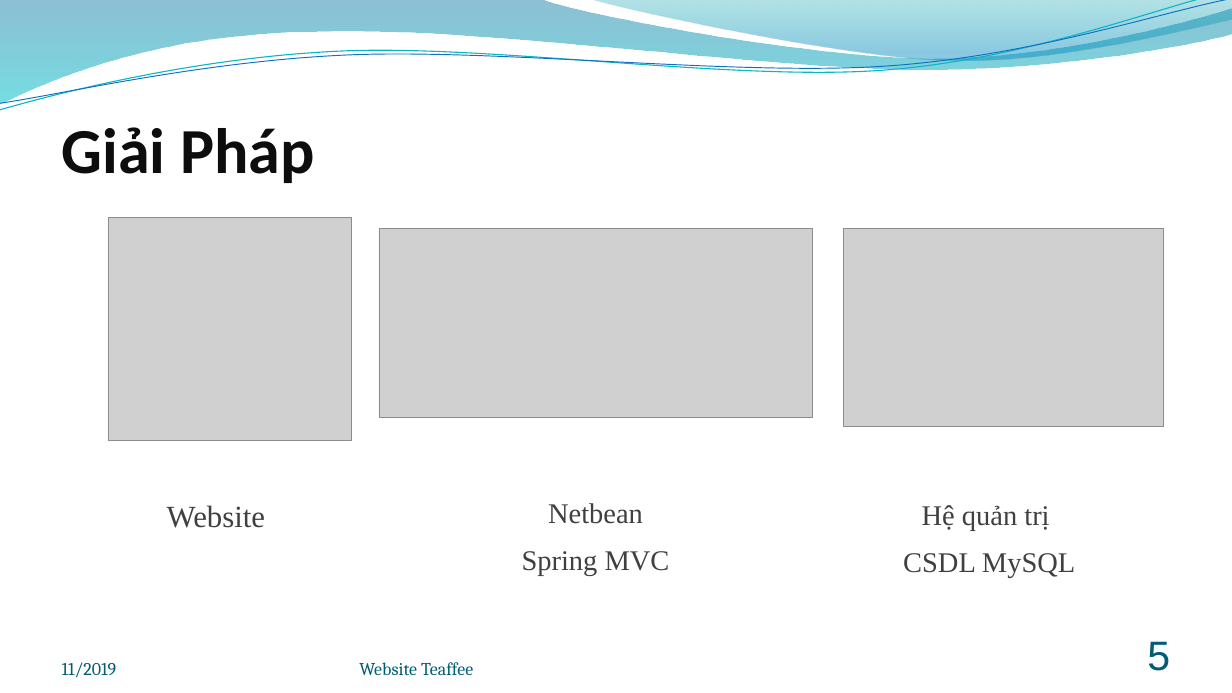
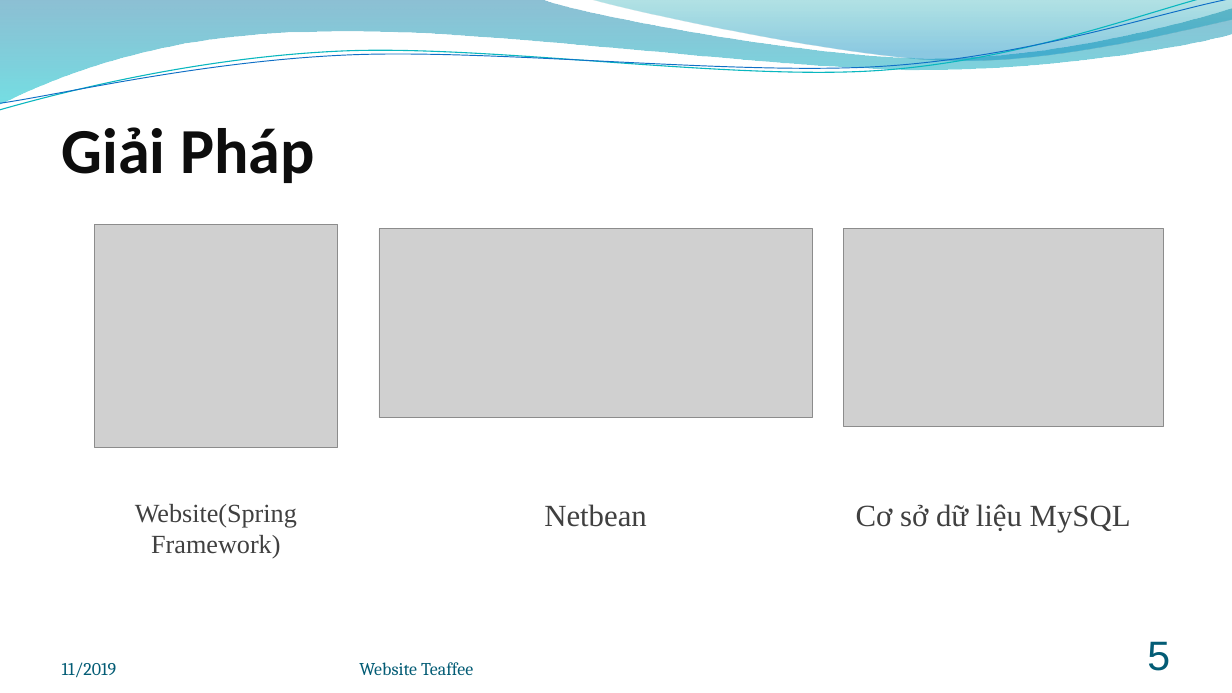
Before and after one commit to Iviettech-HT/Coffee-Shop, a slide deck: slide 4 of BaoCaoDATN.pptm. Drawn at 1232x693 pixels with LibreOffice and Linux fonts; fonts in the diff are those of the drawing; grey boxes stand for pictures; background and template pictures are left out. Boxes give left, top, right and bottom in pixels: in the first picture for what was removed or moved away, otherwise in the second. Text is boxed around its words. In the diff, an @@ line names an element or a change of style, - is before the commit and + after.

```diff
--- a/BaoCaoDATN.pptm
+++ b/BaoCaoDATN.pptm
@@ picture: place and size @@
-picture at [108, 217, 351, 440]
+picture at [94, 224, 337, 446]
@@ text at [135, 504, 297, 558]: text changed; size 24 to 20.4 pt @@
-Website
+Website(Spring Framework)
@@ text "Netbean" at [544, 504, 647, 527]: size 22.2 to 24 pt @@
@@ text at [856, 504, 1131, 532]: text changed; size 22.2 to 24 pt @@
-Hệ quản trị
-CSDL MySQL
+Cơ sở dữ liệu MySQL
@@ text at [522, 551, 670, 576]: paragraph removed @@
-Spring MVC
```
Also in this commit, not shown: 4 other slides changed, 1 slide added, 9 other files.
